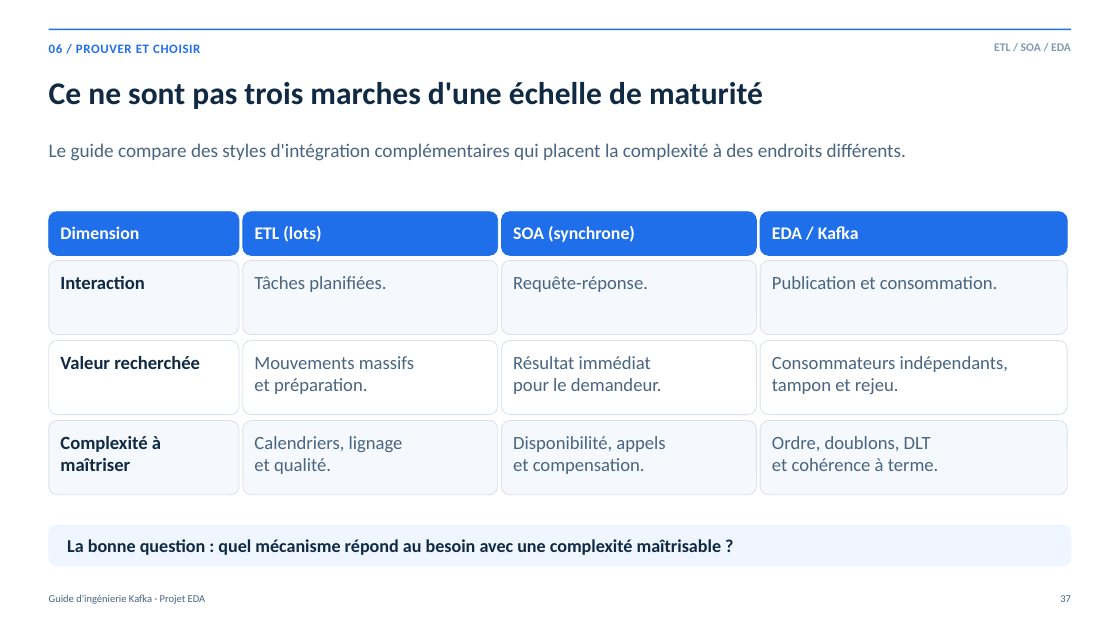
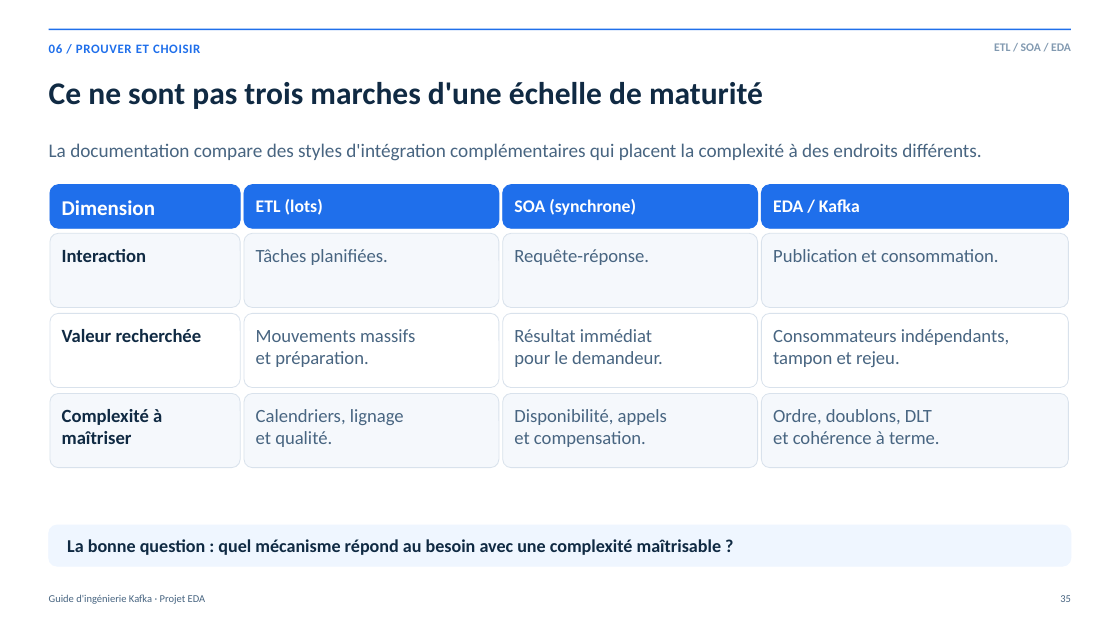
Before and after one commit to rdemers/org-rd-fullstack-springboot-eda, a slide deck: slide 35 of doc/presentation/org-rd-fullstack-springboot-eda-fr.pptx (slide 37 before the commit). Drawn at 1120x630 pixels with LibreOffice and Linux fonts; fonts in the diff are those of the drawing. Boxes give left, top, right and bottom in pixels: in the first picture for what was removed or moved away, otherwise in the second. Text is boxed around its words. In the diff, an @@ line names an element or a change of style, - is before the commit and + after.

Commit message:
Update documentation & présentation. Signed-off-by: Real Demers <real.demers@gmail.com>

```diff
--- a/doc/presentation/org-rd-fullstack-springboot-eda-fr.pptx
+++ b/doc/presentation/org-rd-fullstack-springboot-eda-fr.pptx
@@ text at <box>49,143,981,161</box>: text changed @@
-Le guide compare des styles d'intégration complémentaires qui placent la complexité à des endroits différents.
+La documentation compare des styles d'intégration complémentaires qui placent la complexité à des endroits différents.
@@ text "Dimension" at <box>62,200,155,215</box>: size 15.2 to 18 pt @@
@@ 12 texts, 12 rounded rectangles: place and size @@
-12 texts, 12 rounded rectangles at <box>49,212,1067,414</box>
+12 texts, 12 rounded rectangles at <box>50,185,1068,387</box>
@@ 4 texts, 4 rounded rectangles: place and size @@
-4 texts, 4 rounded rectangles at <box>49,421,1067,495</box>
+4 texts, 4 rounded rectangles at <box>50,393,1068,467</box>
@@ text at <box>1060,595,1071,602</box>: text changed @@
-37
+35
```
Also in this commit, not shown: 35 other slides changed, 1 slide added, 3 slides removed, 7 other files.
